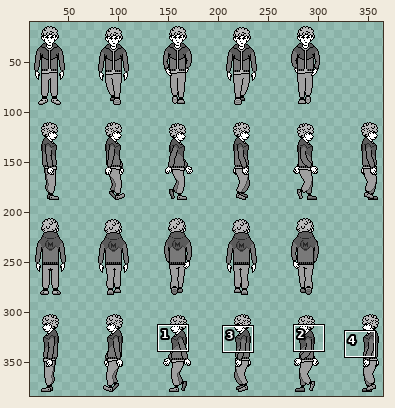
One commit to this sprite sheet: textures/sprites/player/mainc_sheet.png. The first picture is a wide view before the edit; the outline marks the close-up.
Close-up. The starting point:
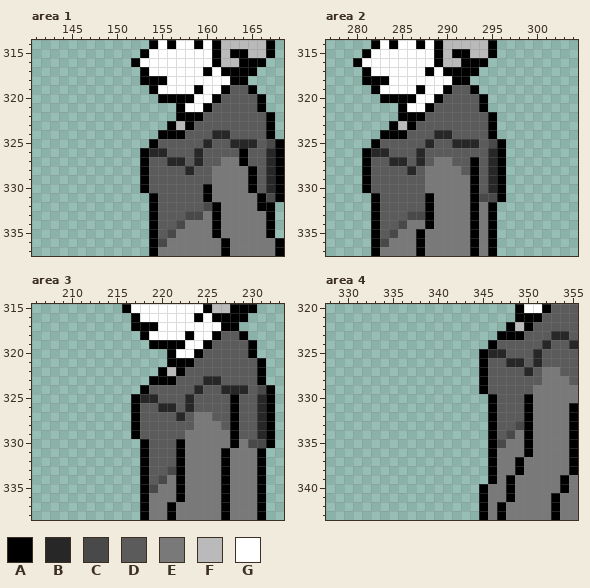
The file is 384x384 pixels. Shown: area 1: x 141..168, y 314..337; area 2: x 277..304, y 314..337; area 3: x 206..233, y 315..338; area 4: x 328..355, y 320..343. The wide view leaves out empty margins. The commit also changed other parts of the picture, which this record leaves out.
Palette (. is transparent): A #000000  B #272727  C #494949  D #5b5b5b  E #797979  F #bababa  G #ffffff
Pixels before, area 1, first column x 152:
314 ..AGAGGAGAFFFFFA.
315 .AGGGGGGGAFAAFFA.
316 AGGGGGGGGAFFAAA..
317 .AGGGGGGAGAAAA...
318 .AAAGGGGGGGAA....
319 ..AGGGGAGGADDA...
320 ...AAAAGGADDDDA..
321 .....AGGADDDDDA..
322 .....AAADDDDDDDA.
323 ....AFADDDDDDDDA.
324 ...AAADDDBBDDDDA.
325 ..ADDDDDBDDBBBDCA
326 .ABBDDDBDDDDADDBA
327 .ADDBBDBDDEEADDBA
328 .ADDDDBDDEEEEADBA
329 .ADDDDDDDEEEEADBA
330 .ADDDDDDAEEEEADBA
331 ..ADDDDDAEEEEEACA
332 ..ADDDDDCAEEEEAA.
333 ..ADDDCCEAEEEEEA.
334 ..ADDCEEEAEEEEEA.
335 ..ADCEEEEAEEEEEA.
336 ..ACEEEEEEAEEEEEA
337 ..AEEEEEEEAEEEEEA
Pixels before, area 2, first column x 280:
314 ..AGAGGAGAFFFFFA.
315 .AGGGGGGGAFAAFFA.
316 AGGGGGGGGAFFAAA..
317 .AGGGGGGAGAAAA...
318 .AAAGGGGGGGAA....
319 ..AGGGGAGGADDA...
320 ...AAAAGGADDDDA..
321 .....AGGADDDDDA..
322 .....AAADDDDDDDA.
323 ....AFADDDDDDDDA.
324 ...AAADDDBBDDDDA.
325 ..ADDDDDBDDBBBDCA
326 .ABBDDDBDDDDDDDBA
327 .ADDBBDBDEEDDADBA
328 .ADDDDBDEEEEDADBA
329 .ADDDDDDEEEEEADBA
330 .ADDDDDDEEEEEADBA
331 ..ADDDDDAEEEEACCA
332 ..ADDDDDAEEEEAEA.
333 ..ADDDCCAEEEEAEA.
334 ..ADDCEEAEEEEAEA.
335 ..ADCEEAEEEEEAEA.
336 ..ACEEEAEEEEEAEA.
337 ..AEEEEAEEEEEAEA.
Pixels before, area 3, first column x 216:
315 AGGGGGGGGAFFAAA..
316 .AGGGGGGAGAAAA...
317 .AAAGGGGGGGAA....
318 ..AGGGGAGGADDA...
319 ...AAAAGGADDDDA..
320 .....AGGADDDDDA..
321 .....AAADDDDDDDA.
322 ....AFADDDDDDDDA.
323 ...AAADDDBBDDDDA.
324 ..ADDDDDBDDBBBDCA
325 .ABBDDDBDDDDADDBA
326 .ADDBBDBDDDDADDBA
327 .ADDDDBDEEDDADDBA
328 .ADDDDDDEEEDADDBA
329 .ADDDDDEEEEEADDBA
330 ..ADDDAEEEEEAECCA
331 ..ADDDAEEEEAEEEA.
332 ..ADDDAEEEEAEEEA.
333 ..ADDCAEEEEAEEEA.
334 ..ADCEAEEEEAEEEA.
335 ..ACEEAEEEEAEEEA.
336 ..AEEEAEEEEAEEEA.
337 ..AEEAEEEEEAEEEA.
338 ..AEEAEEEEEAEEEA.
Pixels before, area 4, first column x 345:
320 ....AGGADDD
321 ....AAADDDD
322 ...AFADDDDD
323 ..AAADDDBBD
324 .ADDDDDBDDB
325 ABBDDDBDDDD
326 ADDBBDBDDDD
327 ADDDDBDEEDD
328 ADDDDDDEEED
329 ADDDDDEEEEE
330 .ADDDAEEEEE
331 .ADDDAEEEEA
332 .ADDDAEEEEA
333 .ADDCAEEEEA
334 .ADCEAEEEEA
335 .ACEEAEEEEA
336 .AEEEAEEEEA
337 .AEEAEEEEEA
338 .AEEAEEEEEA
339 .AEAEEEEEAE
340 AEEAEEEEEAE
341 AEEAEEEEAEE
342 AEAEEEEEAEE
343 AEAEEEEEAEE
The same view after the edit:
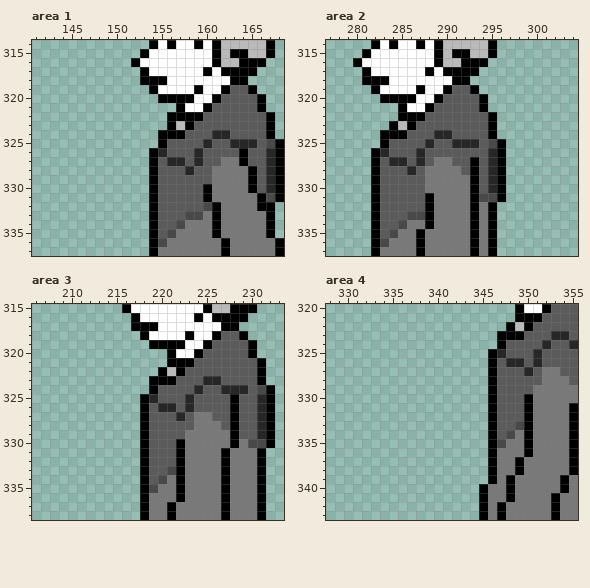
What changed:
{"where": "area 1"}
{"y":322,"x":156,"old":".","new":"A"}
{"y":325,"x":154,"old":"AD","new":".A"}
{"y":326,"x":153,"old":"AB","new":".A"}
{"y":327,"x":153,"old":"AD","new":".A"}
{"y":328,"x":153,"old":"AD","new":".A"}
{"y":329,"x":153,"old":"AD","new":".A"}
{"y":330,"x":153,"old":"AD","new":".A"}
{"where": "area 2"}
{"y":325,"x":282,"old":"AD","new":".A"}
{"y":326,"x":281,"old":"AB","new":".A"}
{"y":327,"x":281,"old":"AD","new":".A"}
{"y":328,"x":281,"old":"AD","new":".A"}
{"y":329,"x":281,"old":"AD","new":".A"}
{"y":330,"x":281,"old":"AD","new":".A"}
{"where": "area 3"}
{"y":324,"x":218,"old":"AD","new":".A"}
{"y":325,"x":217,"old":"AB","new":".A"}
{"y":326,"x":217,"old":"AD","new":".A"}
{"y":327,"x":217,"old":"AD","new":".A"}
{"y":328,"x":217,"old":"AD","new":".A"}
{"y":329,"x":217,"old":"AD","new":".A"}
{"where": "area 4"}
{"y":324,"x":346,"old":"AD","new":".A"}
{"y":325,"x":345,"old":"AB","new":".A"}
{"y":326,"x":345,"old":"AD","new":".A"}
{"y":327,"x":345,"old":"AD","new":".A"}
{"y":328,"x":345,"old":"AD","new":".A"}
{"y":329,"x":345,"old":"AD","new":".A"}
{"label":"changed","picture_box":[140,112,176,193]}
{"label":"changed","picture_box":[362,139,389,193]}
{"label":"changed","picture_box":[131,385,158,439]}
{"label":"changed","picture_box":[479,340,506,394]}
